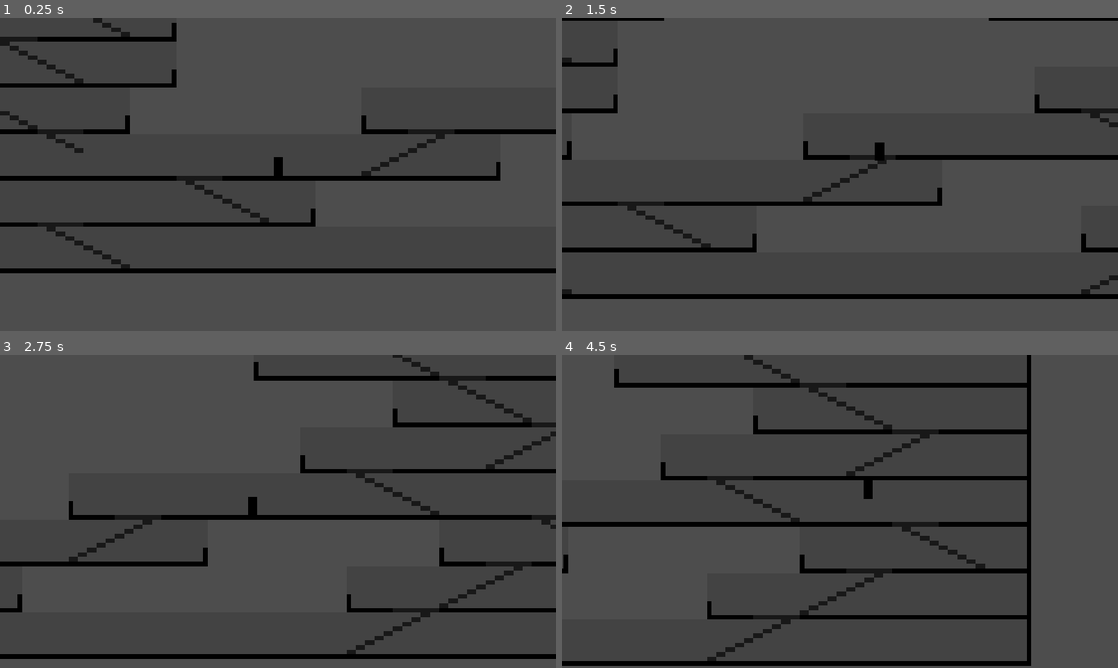
Above: before the commit, frames 1-4 (two rows, left to right).
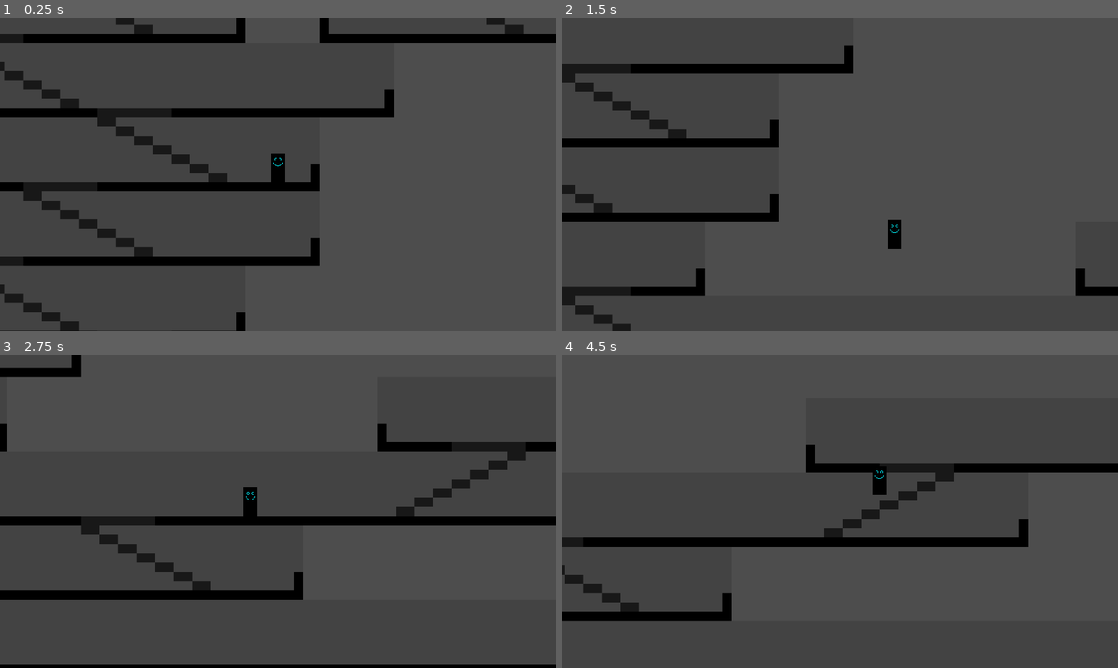
Above: after the commit, the same moments.

Repository: Gamabunta57/golf-ninja
Game: Godot game, scene res://Scenes/world.tscn
Same seed, same stepped clock (60 frames per second), same inputs: the game is played once before the commit and once after it.
Inputs:
- Up to frame 1 (0.25 s): no input
- Up to frame 2 (1.5 s): hold Right (right) from 0.53 s (still down); tap Space (jump) at 0.6, 0.77, 1.07, 1.35 s
- Up to frame 3 (2.75 s): tap Space (jump) at 1.52, 1.82, 2.1 s; release Right (right) at 2.03 s; hold Left (left) from 2.03 s (still down)
- Up to frame 4 (4.5 s): release Left (left) at 2.78 s; hold Right (right) 2.78-4.28 s; tap Space (jump) at 2.85, 3.02, 3.32, 3.6, 3.77, 4.07, 4.35 s; hold Left (left) from 4.28 s (still down)

The runs differ from the first frame. In frame 1, 16% of the frame differs, in the area x 0-100%, y 0-100%; in frame 2, 12%; in frame 3, 14%; in frame 4, 15%.

Commit message:
scaled tiles to 128, camera movement run by code

Diff:
--- a/Scenes/Player.tscn
+++ b/Scenes/Player.tscn
@@ -12,27 +12,23 @@
 [ext_resource type="Script" uid="uid://cqym3jl820dxf" path="res://Scenes/State Machine/landing.gd" id="8_bhhdu"]
 
 [sub_resource type="CapsuleShape2D" id="CapsuleShape2D_kyqiw"]
-radius = 1.0
-height = 2.0
+radius = 12.0
+height = 36.0
 
 [node name="Player" type="CharacterBody2D"]
 collision_mask = 14
 floor_stop_on_slope = false
 floor_constant_speed = true
+floor_snap_length = 6.0
 script = ExtResource("1_kyqiw")
 
 [node name="Sprite2D" type="Sprite2D" parent="."]
-position = Vector2(-2.98023e-08, -2)
-scale = Vector2(0.2, 0.2)
+position = Vector2(0, -25)
 texture = ExtResource("1_rpqav")
 
 [node name="CollisionShape2D" type="CollisionShape2D" parent="."]
-position = Vector2(0, -1)
+position = Vector2(0, -18)
 shape = SubResource("CapsuleShape2D_kyqiw")
-
-[node name="Camera2D" type="Camera2D" parent="."]
-zoom = Vector2(4, 4)
-position_smoothing_enabled = true
 
 [node name="Inputs" type="Node" parent="."]
 script = ExtResource("4_megsn")
@@ -68,6 +64,7 @@
 idle_state = NodePath("../Idle")
 move_state = NodePath("../Move")
 landing_state = NodePath("../Landing")
+landing_threshold = 500.0
 
 [node name="Landing" type="Node" parent="state_machine" node_paths=PackedStringArray("idle_state", "jump_state", "move_state", "fall_state")]
 script = ExtResource("8_bhhdu")
--- a/Scenes/State Machine/fall.gd
+++ b/Scenes/State Machine/fall.gd
@@ -4,8 +4,10 @@
 @export var idle_state: State
 @export var move_state: State
 @export var landing_state: State
+@export var landing_threshold: float = 600
 
-@export var fall_gravity_multiplier: float = 0.5
+
+@export var fall_gravity_multiplier: float = 2
 
 var last_y_velocity: float = 0
 
@@ -28,11 +30,10 @@
 
 	parent.move_and_slide()
 
-
 	if parent.is_on_floor():
 		if is_zero_approx(parent.velocity.x):
 			return idle_state
-		elif not is_zero_approx(parent.velocity.x) and last_y_velocity < 100 and last_y_velocity != 0:
+		elif not is_zero_approx(parent.velocity.x) and last_y_velocity < landing_threshold and last_y_velocity != 0:
 			return move_state
 		else:
 			return landing_state
--- a/Scenes/State Machine/jump.gd
+++ b/Scenes/State Machine/jump.gd
@@ -5,8 +5,8 @@
 @export var idle_state: State
 @export var move_state: State
 
-@export var jump_force: float = 60
-@export var jump_gravity_multiplier: float = 0.3
+@export var jump_force: float = 400
+@export var jump_gravity_multiplier: float = 1.7
 
 
 func enter() -> void:
--- a/Scenes/State Machine/landing.gd
+++ b/Scenes/State Machine/landing.gd
@@ -5,6 +5,7 @@
 @export var move_state: State
 @export var fall_state: State
 @export var deceleration: float = 400
+@export var moving_threshold: float = 100
 
 func process_physics(delta: float) -> State:
 	var x_input = inputs.get_x_input()
@@ -20,7 +21,7 @@
 	if !parent.is_on_floor():
 		return fall_state
 
-	if x_input != 0 and abs(parent.velocity.x) <= 10 and parent.is_on_floor():
+	if x_input != 0 and abs(parent.velocity.x) <= moving_threshold and parent.is_on_floor():
 		return move_state
 
 	if inputs.get_jump_input() and parent.is_on_floor():
--- a/Scenes/State Machine/movements.gd
+++ b/Scenes/State Machine/movements.gd
@@ -1,9 +1,9 @@
 @icon("res://Icons/move.png")
 extends Node
 
-@export var move_speed: float = 100
-@export var max_speed: float = 60
-@export var deceleration: float = 300
+@export var move_speed: float = 800
+@export var max_speed: float = 400
+@export var deceleration: float = 1500
 @export var stairs_threshold: float = 0.5
 
 
--- /dev/null
+++ b/Scenes/camera_2d.gd
@@ -0,0 +1,22 @@
+extends Camera2D
+
+@export var target : CharacterBody2D
+@export var smooth: bool = true
+@export_range(1, 10) var intensity: int = 5
+@export var zoomValue : int = 2
+
+func _physics_process(delta: float) -> void:
+	var weight: float
+	set_zoom(Vector2(zoomValue, zoomValue))
+
+	if target != null:
+		var camera_position : Vector2
+
+		if smooth:
+			weight = float(11 - intensity) / 100
+			camera_position = lerp(global_position, target.global_position, weight)
+		else:
+			camera_position = target.global_position#.round()
+		#print(camera_position)
+
+		global_position = camera_position
--- a/Scenes/world.tscn
+++ b/Scenes/world.tscn
@@ -7,55 +7,55 @@
 [ext_resource type="Texture2D" uid="uid://yxdn2n74uspt" path="res://Assets/tile-ground-V2.png" id="3_k7acu"]
 [ext_resource type="Texture2D" uid="uid://vcrjp2wkbeh4" path="res://Assets/tile-stairs-floor.png" id="4_5v1tr"]
 [ext_resource type="Texture2D" uid="uid://bt7u47o1ikk0s" path="res://Assets/tile-stairs-high.png" id="5_0fj1v"]
+[ext_resource type="Script" uid="uid://do45b84hat0g8" path="res://Scenes/camera_2d.gd" id="8_k7acu"]
 
 [sub_resource type="TileMapPattern" id="TileMapPattern_o06y3"]
 tile_data = PackedInt32Array(0, 8, 0, 65536, 9, 0, 65537, 10, 0)
 
 [sub_resource type="TileSetAtlasSource" id="TileSetAtlasSource_ikia7"]
 texture = ExtResource("1_5ukr8")
-texture_region_size = Vector2i(10, 10)
+texture_region_size = Vector2i(128, 128)
 0:0/0 = 0
-0:0/0/physics_layer_0/polygon_0/points = PackedVector2Array(-5, 5, 5, 5, 5, 4, -5, 4)
-0:0/0/physics_layer_2/polygon_0/points = PackedVector2Array(-5, -1, 5, 4, 3, 4, -5, 0)
+0:0/0/physics_layer_0/polygon_0/points = PackedVector2Array(-64, 64, 64, 64, 64, 48, -64, 48)
+0:0/0/physics_layer_2/polygon_0/points = PackedVector2Array(-64, -16, 64, 48, 32, 48, -64, 0)
 0:0/0/physics_layer_2/polygon_0/one_way = true
 
 [sub_resource type="TileSetAtlasSource" id="TileSetAtlasSource_5v1tr"]
 texture = ExtResource("2_k7acu")
-texture_region_size = Vector2i(10, 10)
+texture_region_size = Vector2i(128, 128)
 0:0/0 = 0
-0:0/0/physics_layer_0/polygon_0/points = PackedVector2Array(-5, 5, 5, 5, 5, 4, -4, 4, -4, -5, -5, -5)
+0:0/0/physics_layer_0/polygon_0/points = PackedVector2Array(-64, -64, -64, 64, 64, 64, 64, 48, -48, 48, -48, -64)
 
 [sub_resource type="TileSetAtlasSource" id="TileSetAtlasSource_7yui6"]
 texture = ExtResource("2_o06y3")
-texture_region_size = Vector2i(10, 10)
+texture_region_size = Vector2i(128, 128)
 0:0/0 = 0
-0:0/0/physics_layer_0/polygon_0/points = PackedVector2Array(-5, 4, 4, 4, 4, 5, -5, 5)
-0:0/0/physics_layer_0/polygon_1/points = PackedVector2Array(4, 1, 5, 1, 5, 5, 4, 5)
+0:0/0/physics_layer_0/polygon_0/points = PackedVector2Array(-64, 48, 48, 48, 48, 16, 64, 16, 64, 64, -64, 64)
 
 [sub_resource type="TileSetAtlasSource" id="TileSetAtlasSource_c5t2i"]
 texture = ExtResource("3_k7acu")
-texture_region_size = Vector2i(10, 10)
+texture_region_size = Vector2i(128, 128)
 0:0/0 = 0
-0:0/0/physics_layer_0/polygon_0/points = PackedVector2Array(-5, 5, 5, 5, 5, 4, -5, 4)
+0:0/0/physics_layer_0/polygon_0/points = PackedVector2Array(-64, 64, 64, 64, 64, 48, -64, 48)
 
 [sub_resource type="TileSetAtlasSource" id="TileSetAtlasSource_e0ngr"]
 texture = ExtResource("4_5v1tr")
-texture_region_size = Vector2i(10, 10)
+texture_region_size = Vector2i(128, 128)
 0:0/0 = 0
-0:0/0/physics_layer_0/polygon_0/points = PackedVector2Array(-5, 5, -5, 4, -3, 5)
-0:0/0/physics_layer_1/polygon_0/points = PackedVector2Array(-5, 4, 5, 4, 5, 5, -5, 5)
+0:0/0/physics_layer_0/polygon_0/points = PackedVector2Array(-64, 64, -64, 48, -32, 64)
+0:0/0/physics_layer_1/polygon_0/points = PackedVector2Array(-64, 48, 64, 48, 64, 64, -64, 64)
 0:0/0/physics_layer_1/polygon_0/one_way = true
 
 [sub_resource type="TileSetAtlasSource" id="TileSetAtlasSource_kn0ld"]
 texture = ExtResource("5_0fj1v")
-texture_region_size = Vector2i(10, 10)
+texture_region_size = Vector2i(128, 128)
 0:0/0 = 0
-0:0/0/physics_layer_0/polygon_0/points = PackedVector2Array(-5, 4, 5, 4, 5, 5, -5, 5)
-0:0/0/physics_layer_2/polygon_0/points = PackedVector2Array(-4, -5, 5, 0, 5, -1, -2, -5)
+0:0/0/physics_layer_0/polygon_0/points = PackedVector2Array(-64, 48, 64, 48, 64, 64, -64, 64)
+0:0/0/physics_layer_2/polygon_0/points = PackedVector2Array(-32, -64, 64, -16, 64, 0, -64, -64)
 0:0/0/physics_layer_2/polygon_0/one_way = true
 
 [sub_resource type="TileSet" id="TileSet_yp4wr"]
-tile_size = Vector2i(10, 10)
+tile_size = Vector2i(128, 128)
 physics_layer_0/collision_layer = 2
 physics_layer_1/collision_layer = 4
 physics_layer_2/collision_layer = 8
@@ -75,6 +75,11 @@
 
 [node name="Player" parent="." instance=ExtResource("2_5a7ea")]
 texture_filter = 1
-position = Vector2(52, 28)
+position = Vector2(312, -39)
 collision_mask = 30
 floor_constant_speed = false
+
+[node name="Camera2D" type="Camera2D" parent="." node_paths=PackedStringArray("target")]
+position = Vector2(312, -39)
+script = ExtResource("8_k7acu")
+target = NodePath("../Player")
--- a/project.godot
+++ b/project.godot
@@ -13,15 +13,17 @@
 config/name="Golf Ninja"
 run/main_scene="uid://p4dtrhu4i74n"
 config/features=PackedStringArray("4.4", "GL Compatibility")
+run/max_fps=60
 config/icon="res://icon.svg"
 
 [display]
 
 window/size/viewport_width=1920
 window/size/viewport_height=1080
+window/size/initial_position_type=3
 window/stretch/mode="viewport"
-window/stretch/scale=4.0
 window/stretch/scale_mode="integer"
+window/vsync/vsync_mode=0
 
 [file_customization]
 
Binary file changed: Assets/player.png
Binary file changed: Assets/tile-ground-V2.png
Binary file changed: Assets/tile-ground-rail.png
Binary file changed: Assets/tile-stairs-floor.png
Binary file changed: Assets/tile-stairs-high.png
Binary file changed: Assets/tile-stairs-low.png
Binary file changed: Assets/tile-wall.png
Not shown, added: Scenes/camera_2d.gd.uid
Not shown: 1 places in Scenes/world.tscn that only renumber resources
Not shown, changed: .DS_Store
Not shown, added: Icons/.DS_Store
